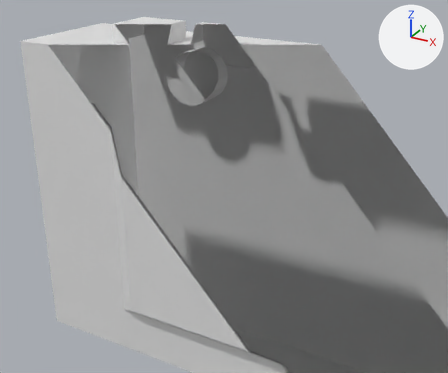
Renders of the glTF model Models/CassettePlayer.glb from each side of a commit.
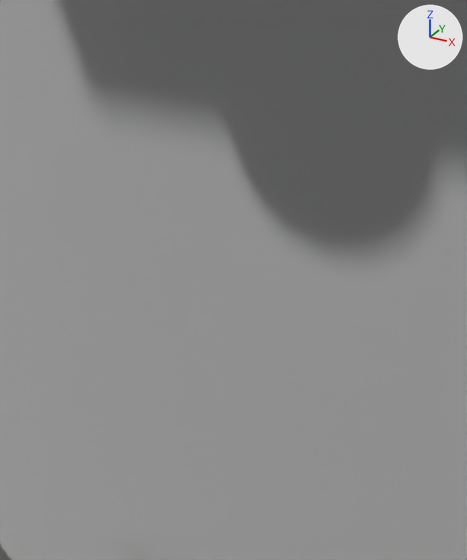
Each version appears first from a 50 mm camera at (0.0538, -0.1287, 0.071) aimed at (-0.0167, -0.0005, 0.0069), and next in a close-up on the part from 35% to 57% of the width and 29% to 61% of the height. The lights are fixed; the arrows at upper right show +X, +Y and +Z. Everything nearer to the camera than a plane just in front of the edit is cut away. Where no turn or scale is listed for an object, it has been applied to the vertices.

Names of what the first close-up shows: 'Body'.
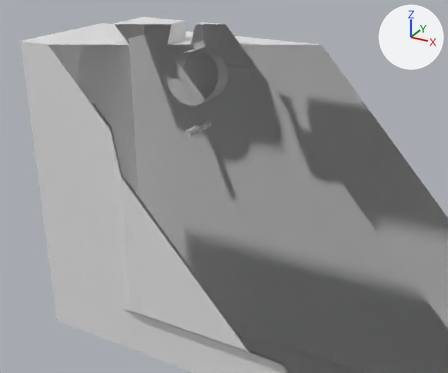
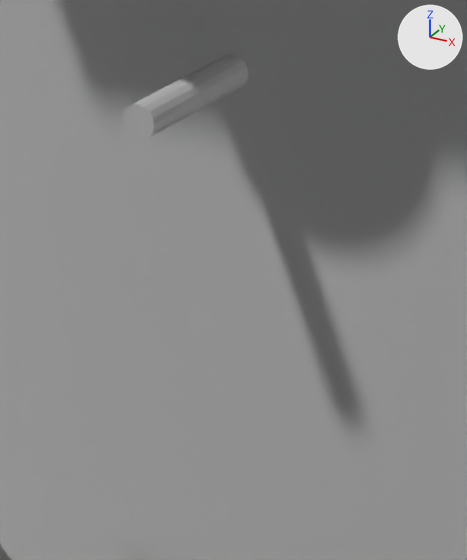
Commit message: Added capstan to player model

The change in detail:
Mesh me_cylinder is new.
It is a 16-sided cylinder along y spanning x -0.001..0.001, y -0.005..0.005, z -0.001..0.001.
Object 'Capstan' (ob_capstan) is new; it shows me_cylinder.
Its location is (-0.0254, 0.0015, 0.0205).

Pixel boxes [x1, y1, x2, y2] of what changed, in the close-ups (467 x 560 px):
'Capstan', added
    after: [122, 54, 248, 140]
